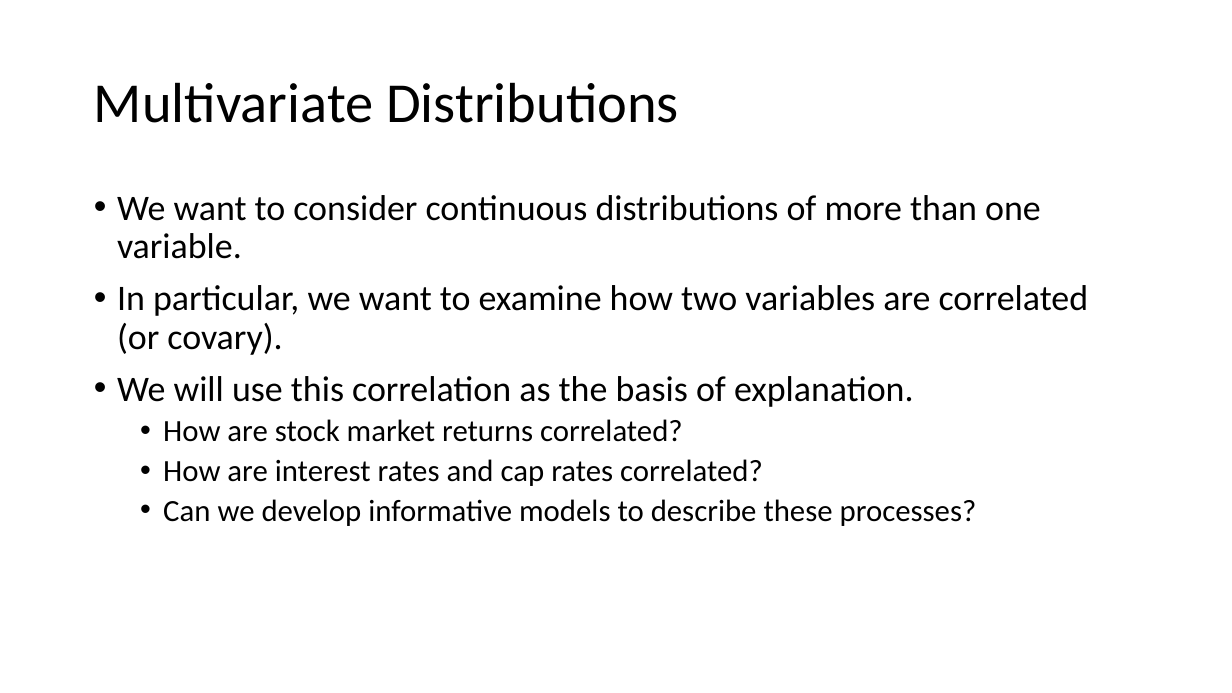
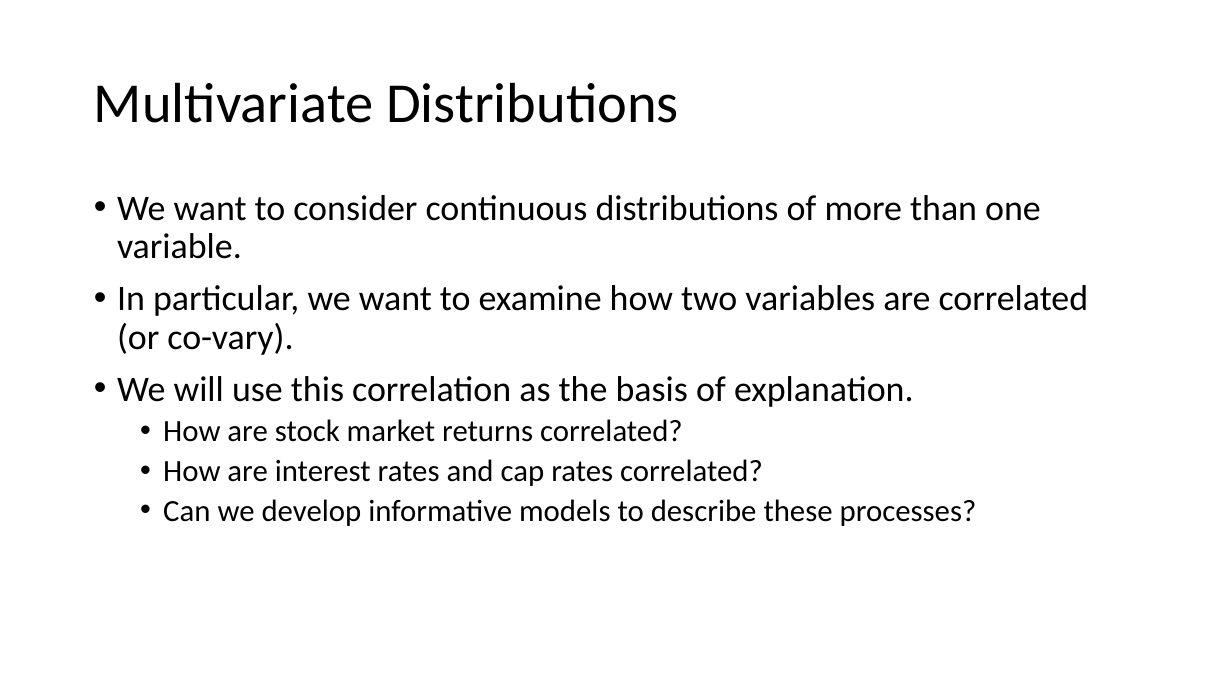
Before and after one commit to thsavage/Code-Shards, a slide deck: slide 20 of Session 1.pptx (slide 17 before the commit). Drawn at 1232x693 pixels with LibreOffice and Linux fonts; fonts in the diff are those of the drawing. Boxes give left, top, right and bottom in pixels: in the first picture for what was removed or moved away, otherwise in the second. Text is boxed around its words. In the diff, an @@ line names an element or a change of style, - is before the commit and + after.

```diff
--- a/Session 1.pptx
+++ b/Session 1.pptx
@@ text at (117,285,1089,355): text changed @@
-• In particular, we want to examine how two variables are correlated (or covary).
+• In particular, we want to examine how two variables are correlated (or co-vary).
```
Also in this commit, not shown: 10 other slides changed, 7 slides added, 1 other file.
